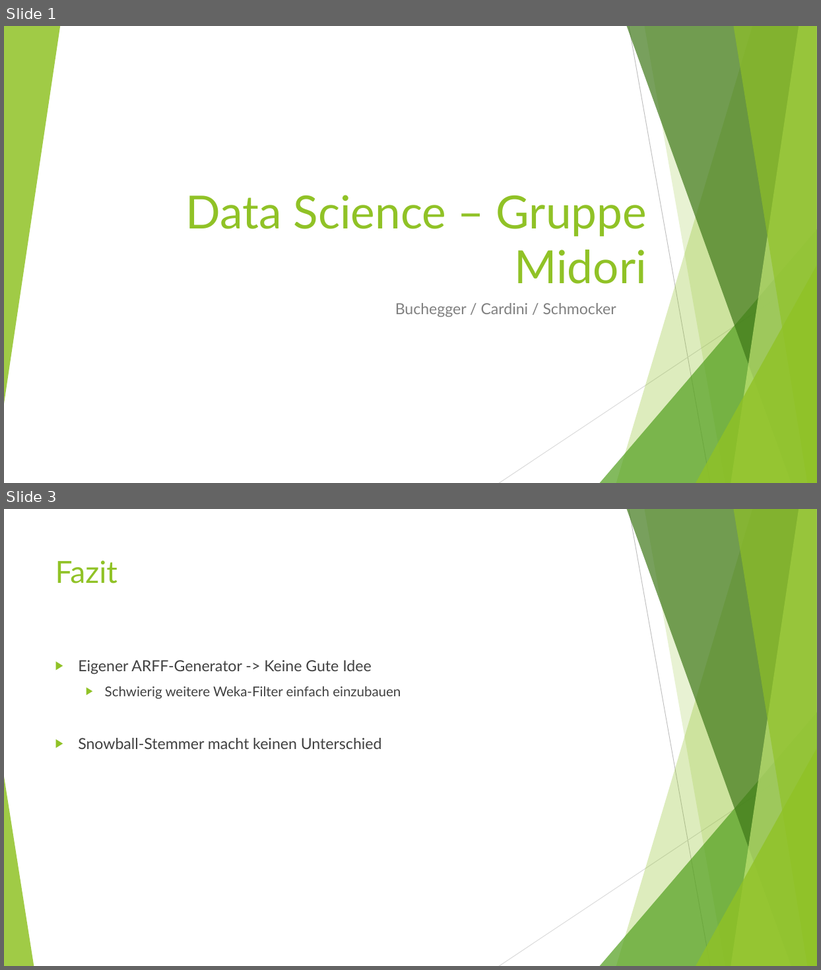
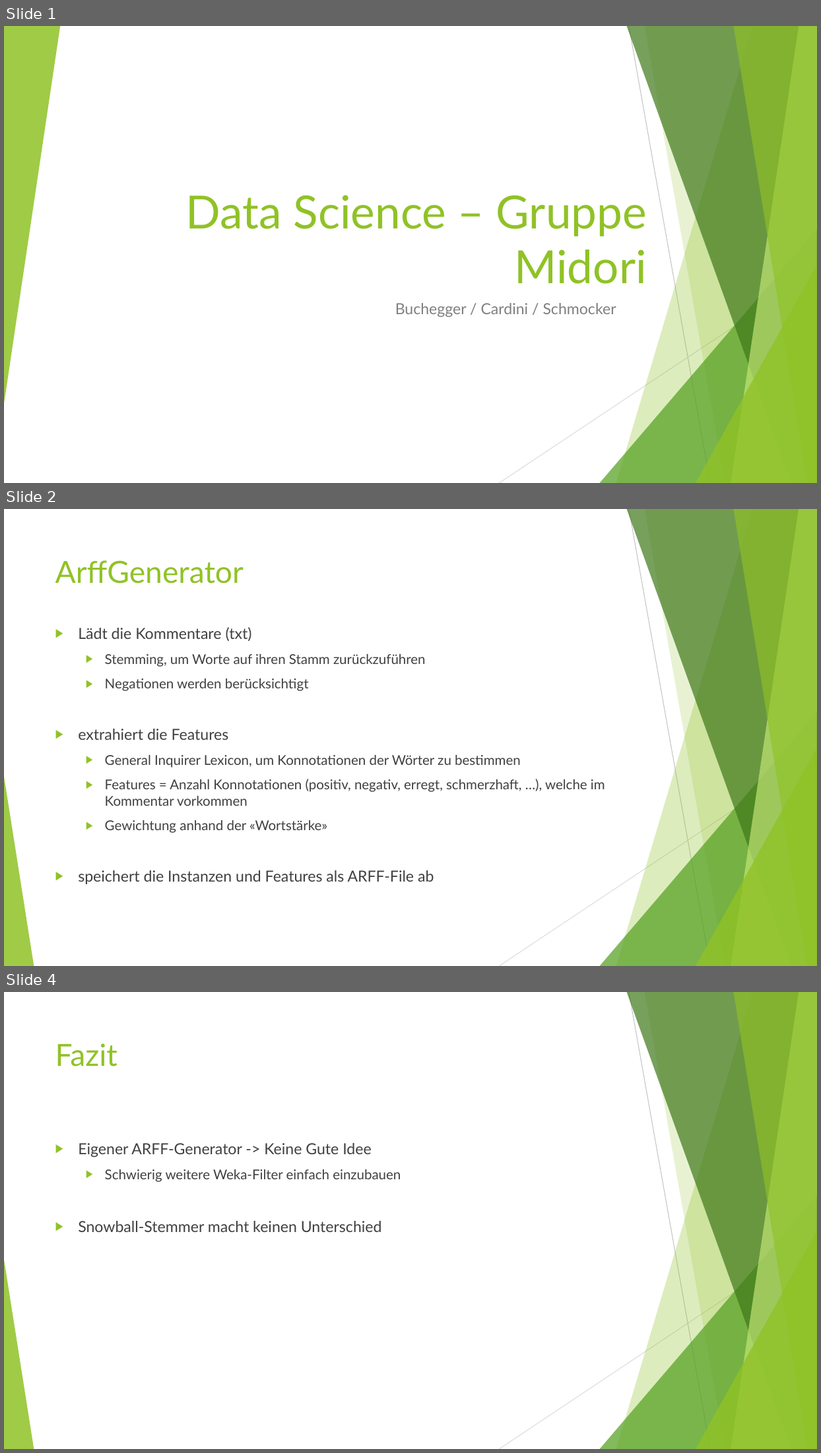
Before and after one commit to steven-cardini/ch.bfh.bti7535.w2017.midori, a slide deck: Doc/Präsentation Gruppe Midori.pptx. Shown one above the other, each under a label of ours: slides 1 and 3 before the commit, slides 1, 2 and 4 after it; the slides between them are not shown. The pictures are 821x970 and 821x1453 pixels, drawn with LibreOffice and Linux fonts; fonts in the diff are those of the drawing. Boxes give left, top, right and bottom in pixels: in the first picture for what was removed or moved away, otherwise in the second. Text is boxed around its words. In the diff, an @@ line names an element or a change of style, - is before the commit and + after.

Commit message:
updates presentation

```diff
--- a/Doc/Präsentation Gruppe Midori.pptx
+++ b/Doc/Präsentation Gruppe Midori.pptx
@@ slide 2 added at [4, 509, 817, 966], background #FFFFFF; not listed: 10 template elements that a slide beside it also shows @@
@@ title added at [55, 560, 244, 584], 36 pt, text #90C226 @@
+ArffGenerator
@@ text added at [78, 627, 605, 885], 16 pt, text #404040 @@
+▶ Lädt die Kommentare (txt)
+  ▶ Stemming, um Worte auf ihren Stamm zurückzuführen
+  ▶ Negationen werden berücksichtigt
+▶ extrahiert die Features
+  ▶ General Inquirer Lexicon, um Konnotationen der Wörter zu bestimmen
+  ▶ Features = Anzahl Konnotationen (positiv, negativ, erregt, schmerzhaft, …), welche im Kommentar vorkommen
+  ▶ Gewichtung anhand der «Wortstärke»
+▶ speichert die Instanzen und Features als ARFF-File ab
@@ what was slide 3 is now slide 4 @@
```
Also in this commit, not shown: 1 other slide added, 1 slide removed, 1 other file.
